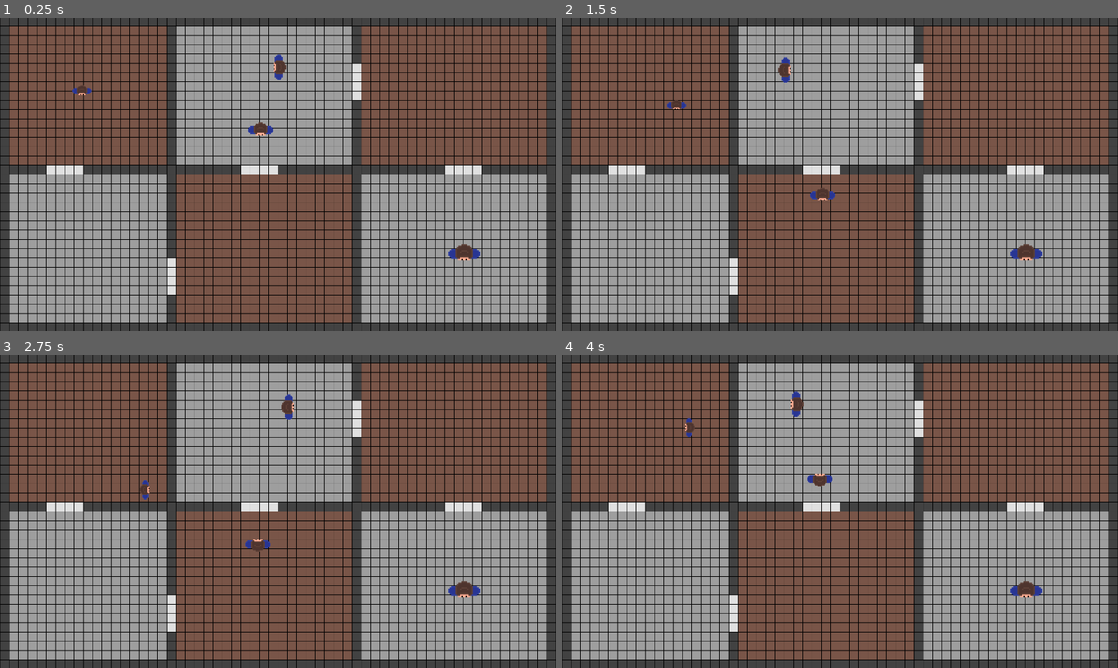
Above: before the commit, frames 1-4 (two rows, left to right).
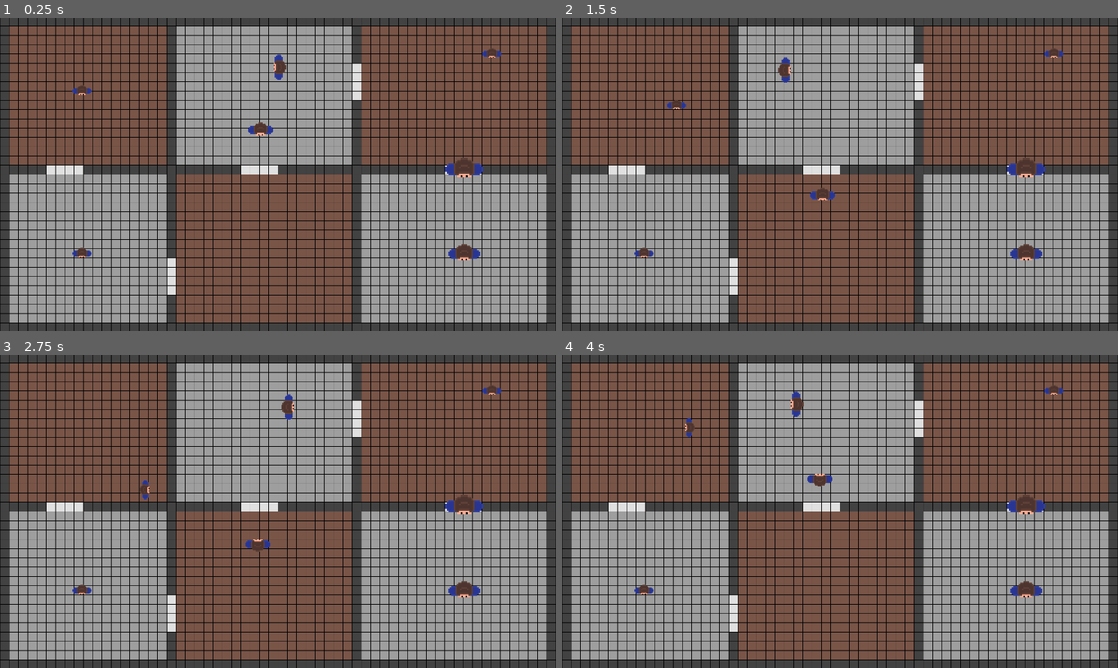
Above: after the commit, the same moments.

Repository: JamsterMan/Brackeys-2025.2-game-jam-entry
Game: Godot game, scene res://Scenes/game.tscn
The game is run twice, just before and just after one commit, with the same random seed, the same clock (stepped at 60 frames per second) and the same inputs.
Inputs:
- Up to frame 1 (0.25 s): no input
- Up to frame 2 (1.5 s): hold D (RIGHT) 0.53-1.28 s; hold Space (WALK) 0.53-1.28 s; hold S (DOWN) from 1.28 s (still down); tap Space (WALK) at 1.35 s
- Up to frame 3 (2.75 s): release S (DOWN) at 2.03 s; hold D (RIGHT) from 2.03 s (still down); hold Space (WALK) from 2.03 s (still down)
- Up to frame 4 (4 s): release D (RIGHT) at 2.78 s; release Space (WALK) at 2.78 s; hold W (UP) 2.78-3.53 s; tap Space (WALK) at 2.85 s; hold A (LEFT) from 3.53 s (still down); hold Space (WALK) from 3.53 s (still down)

The runs differ from the first frame. In frame 1, 0.5% of the frame differs, in the area x 13-91%, y 9-77%; in frame 2, 0.5%; in frame 3, 0.5%; in frame 4, 0.5%.

Commit message:
added dog trap and gate + key

Diff:
--- a/brackeys-2025.2-game-jam-entry/Scenes/game.tscn
+++ b/brackeys-2025.2-game-jam-entry/Scenes/game.tscn
@@ -1,10 +1,12 @@
-[gd_scene load_steps=12 format=4 uid="uid://ec0hlb878nck"]
+[gd_scene load_steps=17 format=4 uid="uid://ec0hlb878nck"]
 
 [ext_resource type="Script" path="res://Scripts/player.gd" id="1_cta16"]
 [ext_resource type="Texture2D" uid="uid://baf6bdt3hhorv" path="res://Art/Player.png" id="2_y6j7t"]
 [ext_resource type="Script" path="res://Scripts/parent.gd" id="4_1fggy"]
 [ext_resource type="TileSet" uid="uid://dg2okaunie2h0" path="res://new_tile_set.tres" id="4_2e4u1"]
 [ext_resource type="Script" path="res://Scripts/biscuit.gd" id="5_ebqsd"]
+[ext_resource type="Script" path="res://Scripts/dog_trap.gd" id="6_h07b5"]
+[ext_resource type="Script" path="res://Scripts/gate_and_key.gd" id="7_cy5vg"]
 
 [sub_resource type="RectangleShape2D" id="RectangleShape2D_u3bi5"]
 size = Vector2(23, 22)
@@ -27,6 +29,14 @@
 point_count = 5
 
 [sub_resource type="RectangleShape2D" id="RectangleShape2D_ic0jy"]
+
+[sub_resource type="RectangleShape2D" id="RectangleShape2D_vked7"]
+size = Vector2(19.3052, 20.3271)
+
+[sub_resource type="RectangleShape2D" id="RectangleShape2D_b2fed"]
+size = Vector2(127, 30)
+
+[sub_resource type="RectangleShape2D" id="RectangleShape2D_w5h1b"]
 
 [node name="Game" type="Node2D"]
 
@@ -75,6 +85,7 @@
 shape = SubResource("RectangleShape2D_21edt")
 
 [node name="StaticBody2D" type="StaticBody2D" parent="ParentPath/Parent"]
+scale = Vector2(2.02144, 0.82466)
 collision_mask = 2
 
 [node name="CollisionShape2D" type="CollisionShape2D" parent="ParentPath/Parent/StaticBody2D"]
@@ -125,8 +136,60 @@
 scale = Vector2(4.22028, 1.4)
 shape = SubResource("RectangleShape2D_ic0jy")
 
+[node name="DogTrap" type="Node2D" parent="."]
+position = Vector2(-677, 271)
+script = ExtResource("6_h07b5")
+
+[node name="Sprite2D" type="Sprite2D" parent="DogTrap"]
+scale = Vector2(3, 3)
+texture = ExtResource("2_y6j7t")
+
+[node name="Area2D" type="Area2D" parent="DogTrap"]
+collision_layer = 4
+collision_mask = 2
+
+[node name="CollisionShape2D" type="CollisionShape2D" parent="DogTrap/Area2D"]
+position = Vector2(20.5, -16.5)
+scale = Vector2(28.1271, 25.1388)
+shape = SubResource("RectangleShape2D_vked7")
+
+[node name="GateAndKey" type="Node2D" parent="."]
+script = ExtResource("7_cy5vg")
+
+[node name="Gate" type="Node2D" parent="GateAndKey"]
+position = Vector2(643, -21)
+
+[node name="Sprite2D" type="Sprite2D" parent="GateAndKey/Gate"]
+scale = Vector2(6, 6)
+texture = ExtResource("2_y6j7t")
+
+[node name="StaticBody2D" type="StaticBody2D" parent="GateAndKey/Gate"]
+collision_mask = 2
+
+[node name="CollisionShape2D" type="CollisionShape2D" parent="GateAndKey/Gate/StaticBody2D"]
+position = Vector2(-2.5, 5)
+shape = SubResource("RectangleShape2D_b2fed")
+
+[node name="Key" type="Node2D" parent="GateAndKey"]
+position = Vector2(739, -418)
+
+[node name="Sprite2D" type="Sprite2D" parent="GateAndKey/Key"]
+scale = Vector2(3, 3)
+texture = ExtResource("2_y6j7t")
+
+[node name="Area2D" type="Area2D" parent="GateAndKey/Key"]
+collision_layer = 0
+collision_mask = 2
+
+[node name="CollisionShape2D" type="CollisionShape2D" parent="GateAndKey/Key/Area2D"]
+scale = Vector2(2.82115, 1)
+shape = SubResource("RectangleShape2D_w5h1b")
+
 [connection signal="body_entered" from="ParentPath/Parent/Area2D" to="ParentPath/Parent" method="_on_area_2d_body_entered"]
 [connection signal="body_exited" from="ParentPath/Parent/Area2D" to="ParentPath/Parent" method="_on_area_2d_body_exited"]
 [connection signal="body_entered" from="ParentPath2/Parent/Area2D" to="ParentPath2/Parent" method="_on_area_2d_body_entered"]
 [connection signal="body_exited" from="ParentPath2/Parent/Area2D" to="ParentPath2/Parent" method="_on_area_2d_body_exited"]
 [connection signal="body_entered" from="Biscuit" to="Biscuit" method="_on_body_entered"]
+[connection signal="body_entered" from="DogTrap/Area2D" to="DogTrap" method="_on_area_2d_body_entered"]
+[connection signal="body_exited" from="DogTrap/Area2D" to="DogTrap" method="_on_area_2d_body_exited"]
+[connection signal="body_entered" from="GateAndKey/Key/Area2D" to="GateAndKey" method="_on_area_2d_body_entered"]
--- /dev/null
+++ b/brackeys-2025.2-game-jam-entry/Scripts/dog_trap.gd
@@ -0,0 +1,11 @@
+extends Node2D
+
+
+func _on_area_2d_body_entered(body: Node2D) -> void:
+	print("no running")
+	body._can_run(false)
+
+
+func _on_area_2d_body_exited(body: Node2D) -> void:
+	print("can run")
+	body._can_run(true)
--- /dev/null
+++ b/brackeys-2025.2-game-jam-entry/Scripts/gate_and_key.gd
@@ -0,0 +1,6 @@
+extends Node2D
+
+func _on_area_2d_body_entered(body: Node2D) -> void:
+	print("gate unlocked")
+	visible = false
+	process_mode = PROCESS_MODE_DISABLED
--- a/brackeys-2025.2-game-jam-entry/Scripts/player.gd
+++ b/brackeys-2025.2-game-jam-entry/Scripts/player.gd
@@ -5,6 +5,7 @@
 @export var sprite: Sprite2D
 var player_direction: Vector2
 var walking: bool = false
+var can_run: bool = true
 
 func _physics_process(delta: float):
 	_move_player()
@@ -23,12 +24,20 @@
 		if walking:
 			velocity = player_direction * walk_speed
 		else:
-			velocity = player_direction * speed
+			if can_run:
+				velocity = player_direction * speed
+			else:
+				print("Player ran : game over")
+				velocity = Vector2.ZERO
+				#game over screen
 		_rotate_player()
 	else:
 		velocity.x = move_toward(velocity.x, 0, speed)
 		velocity.y = move_toward(velocity.y, 0, speed)
 	move_and_slide()
 
+func _can_run(run:bool):
+	can_run = run
+
 func _rotate_player():
 	sprite.rotation = player_direction.angle() + deg_to_rad(-90)
